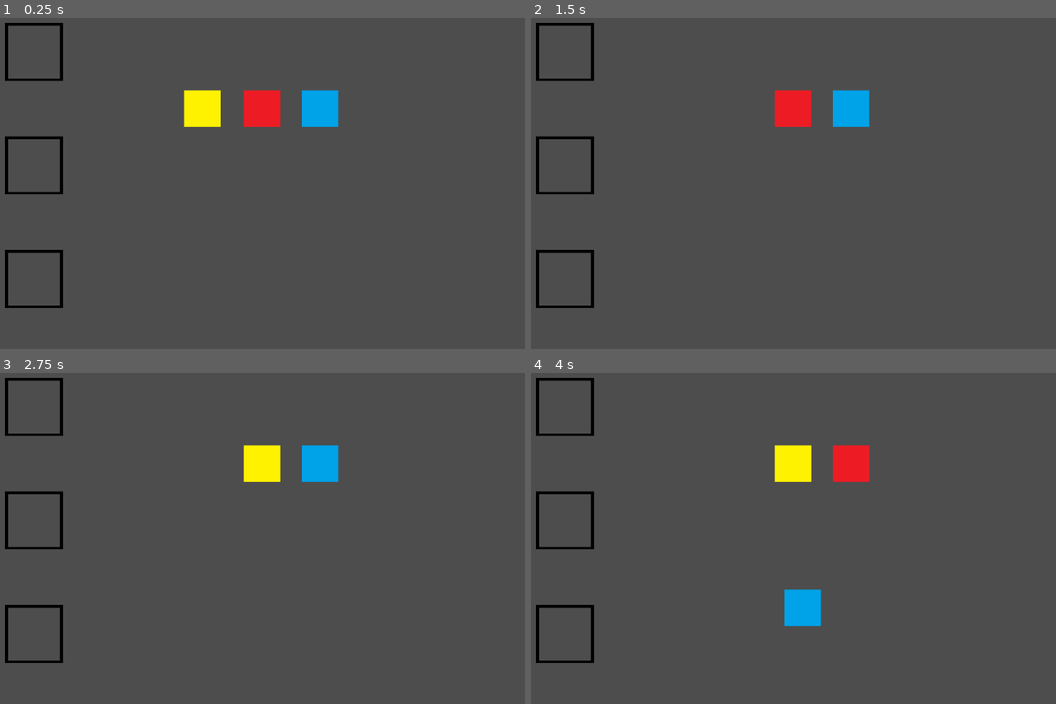
Above: before the commit, frames 1-4 (two rows, left to right).
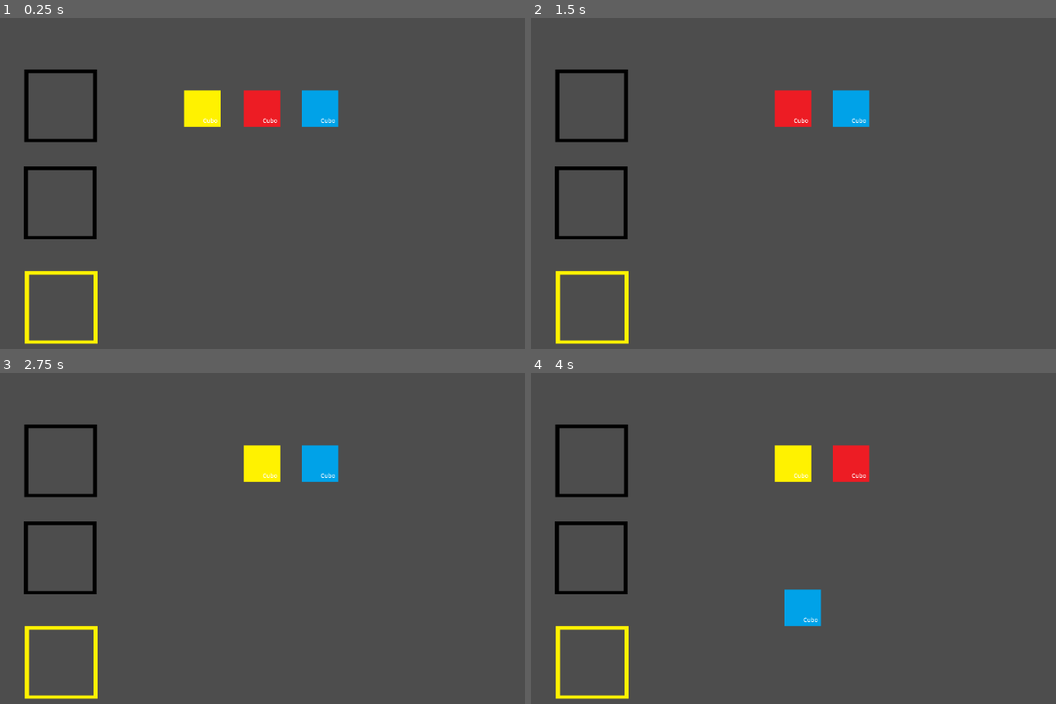
Above: after the commit, the same moments.

Repository: Couselin/CoruJam_RadiacionAlpha
Game: Godot game, scene res://00_scenes/mainScene.tscn
Two runs of this game, one before a commit and one after it. Both use one fixed random seed, a clock stepped at 60 frames per second and the inputs below. The project has no main scene, so this scene is started directly.
Inputs (mouse positions are in pixels of both pictures, inside the frame that each line leads up to):
- Up to frame 1 (0.25 s): no input
- Up to frame 2 (1.5 s): tap Enter at 0.5 s; move the mouse to (735, 107) at 0.52 s; press the mouse at (735, 107) at 0.53 s; tap Space at 1.25 s; move the mouse to (793, 107) at 1.27 s; release the mouse at (793, 107) at 1.28 s; click (793, 107) at 1.35 s
- Up to frame 3 (2.75 s): tap Enter at 2 s; move the mouse to (320, 462) at 2.02 s; press the mouse at (320, 462) at 2.03 s
- Up to frame 4 (4 s): tap Space at 2.75 s; move the mouse to (804, 608) at 2.77 s; release the mouse at (804, 608) at 2.78 s; click (804, 608) at 2.85 s; tap Enter at 3.5 s; move the mouse to (1035, 588) at 3.52 s; press the mouse at (1035, 588) at 3.53 s

The runs differ from the first frame. In frame 1, 3.1% of the frame differs, in the area x 0-64%, y 1-99%; in frame 2, 3.1%; in frame 3, 3.1%; in frame 4, 3.1%.

Commit message:
subo lo que tengo

Diff:
--- a/00_scenes/mainScene.tscn
+++ b/00_scenes/mainScene.tscn
@@ -3,9 +3,10 @@
 [ext_resource type="Script" uid="uid://dbo7shk3umdpt" path="res://00_scenes/main_scene.gd" id="1_7rbd1"]
 [ext_resource type="Texture2D" uid="uid://b8v8mjay1hkij" path="res://01_assets/00_items/sprites/paceholders/amarillo.png" id="1_26b2s"]
 [ext_resource type="Texture2D" uid="uid://hnhhtkccqo4j" path="res://01_assets/00_items/sprites/paceholders/azul.png" id="2_7rbd1"]
+[ext_resource type="PackedScene" uid="uid://dn433y78jmcw7" path="res://01_assets/01_ui/BasicSlot.tscn" id="2_t6w3n"]
 [ext_resource type="PackedScene" uid="uid://bvltfdm3txtlc" path="res://01_assets/00_items/BaseItem.tscn" id="3_5ep5v"]
 [ext_resource type="Texture2D" uid="uid://jd3nbfykoftj" path="res://01_assets/00_items/sprites/paceholders/rojo.png" id="3_b7ysp"]
-[ext_resource type="Texture2D" uid="uid://cc0an5pxcu7o1" path="res://01_assets/00_items/sprites/paceholders/slot.png" id="4_t6w3n"]
+[ext_resource type="PackedScene" uid="uid://dndcwbgn0q87a" path="res://01_assets/01_ui/FinalProductSlot.tscn" id="7_mpmdo"]
 
 [node name="Node2D" type="Node2D" unique_id=815484022]
 script = ExtResource("1_7rbd1")
@@ -13,20 +14,11 @@
 [node name="Camera2D" type="Camera2D" parent="." unique_id=1083897180]
 anchor_mode = 0
 
-[node name="Slot01" type="Sprite2D" parent="." unique_id=1224590740]
-position = Vector2(100, 100)
-scale = Vector2(0.4, 0.4)
-texture = ExtResource("4_t6w3n")
+[node name="Slot01" parent="." unique_id=1568521583 instance=ExtResource("2_t6w3n")]
+position = Vector2(147, 195)
 
-[node name="Slot02" type="Sprite2D" parent="." unique_id=1954802482]
-position = Vector2(100, 300)
-scale = Vector2(0.4, 0.4)
-texture = ExtResource("4_t6w3n")
-
-[node name="Slot03" type="Sprite2D" parent="." unique_id=396900847]
-position = Vector2(100, 500)
-scale = Vector2(0.4, 0.4)
-texture = ExtResource("4_t6w3n")
+[node name="Slot02" parent="." unique_id=1704264881 instance=ExtResource("2_t6w3n")]
+position = Vector2(146, 366)
 
 [node name="Amarillo" parent="." unique_id=984014417 instance=ExtResource("3_5ep5v")]
 position = Vector2(396, 200)
@@ -39,3 +31,6 @@
 [node name="Azul" parent="." unique_id=1651230448 instance=ExtResource("3_5ep5v")]
 position = Vector2(603, 200)
 texture = ExtResource("2_7rbd1")
+
+[node name="ResultSlot" parent="." unique_id=2036309795 instance=ExtResource("7_mpmdo")]
+position = Vector2(148, 550)
--- a/01_assets/00_items/BaseItem.tscn
+++ b/01_assets/00_items/BaseItem.tscn
@@ -5,6 +5,9 @@
 
 [sub_resource type="RectangleShape2D" id="RectangleShape2D_n24wn"]
 size = Vector2(250, 250)
+
+[sub_resource type="LabelSettings" id="LabelSettings_n24wn"]
+font_size = 41
 
 [node name="Sprite2D" type="Sprite2D" unique_id=984014417]
 scale = Vector2(0.25, 0.25)
@@ -16,5 +19,13 @@
 [node name="CollisionShape2D" type="CollisionShape2D" parent="Area2D" unique_id=1265075669]
 shape = SubResource("RectangleShape2D_n24wn")
 
+[node name="Label" type="Label" parent="." unique_id=1762378189]
+offset_left = 4.0
+offset_top = 56.0
+offset_right = 107.0
+offset_bottom = 113.0
+text = "Cubo"
+label_settings = SubResource("LabelSettings_n24wn")
+
 [connection signal="mouse_entered" from="Area2D" to="." method="_on_area_2d_mouse_entered"]
 [connection signal="mouse_exited" from="Area2D" to="." method="_on_area_2d_mouse_exited"]
--- /dev/null
+++ b/01_assets/01_ui/BasicSlot.tscn
@@ -0,0 +1,17 @@
+[gd_scene format=3 uid="uid://dn433y78jmcw7"]
+
+[ext_resource type="Texture2D" uid="uid://cc0an5pxcu7o1" path="res://01_assets/00_items/sprites/paceholders/slot.png" id="1_heup3"]
+[ext_resource type="Script" uid="uid://bw5obenor81rq" path="res://01_assets/01_ui/basic_slot.gd" id="2_m53e4"]
+
+[sub_resource type="RectangleShape2D" id="RectangleShape2D_m53e4"]
+size = Vector2(250, 250)
+
+[node name="Sprite2D" type="Sprite2D" unique_id=1568521583]
+scale = Vector2(0.5, 0.5)
+texture = ExtResource("1_heup3")
+script = ExtResource("2_m53e4")
+
+[node name="Area2D" type="Area2D" parent="." unique_id=661090203]
+
+[node name="CollisionShape2D" type="CollisionShape2D" parent="Area2D" unique_id=941588846]
+shape = SubResource("RectangleShape2D_m53e4")
--- /dev/null
+++ b/01_assets/01_ui/FinalProductSlot.tscn
@@ -0,0 +1,17 @@
+[gd_scene format=3 uid="uid://dndcwbgn0q87a"]
+
+[ext_resource type="Texture2D" uid="uid://c7rpcdo3lmk8i" path="res://01_assets/00_items/sprites/paceholders/slotResult.png" id="1_765tr"]
+[ext_resource type="Script" uid="uid://ckj20258vq33y" path="res://01_assets/01_ui/final_product_slot.gd" id="2_3wvr4"]
+
+[sub_resource type="RectangleShape2D" id="RectangleShape2D_3wvr4"]
+size = Vector2(250, 250)
+
+[node name="Sprite2D" type="Sprite2D" unique_id=2036309795]
+scale = Vector2(0.5, 0.5)
+texture = ExtResource("1_765tr")
+script = ExtResource("2_3wvr4")
+
+[node name="Area2D" type="Area2D" parent="." unique_id=1179518798]
+
+[node name="CollisionShape2D" type="CollisionShape2D" parent="Area2D" unique_id=1547670996]
+shape = SubResource("RectangleShape2D_3wvr4")
--- /dev/null
+++ b/01_assets/01_ui/basic_slot.gd
@@ -0,0 +1,11 @@
+extends Sprite2D
+
+
+# Called when the node enters the scene tree for the first time.
+func _ready() -> void:
+	pass # Replace with function body.
+
+
+# Called every frame. 'delta' is the elapsed time since the previous frame.
+func _process(delta: float) -> void:
+	pass
--- /dev/null
+++ b/01_assets/01_ui/final_product_slot.gd
@@ -0,0 +1,11 @@
+extends Sprite2D
+
+
+# Called when the node enters the scene tree for the first time.
+func _ready() -> void:
+	pass # Replace with function body.
+
+
+# Called every frame. 'delta' is the elapsed time since the previous frame.
+func _process(delta: float) -> void:
+	pass
Binary file added: 01_assets/00_items/sprites/paceholders/slotResult.png
Not shown, added: 01_assets/00_items/sprites/paceholders/slotResult.png.import
Not shown, added: 01_assets/01_ui/basic_slot.gd.uid
Not shown, added: 01_assets/01_ui/final_product_slot.gd.uid
